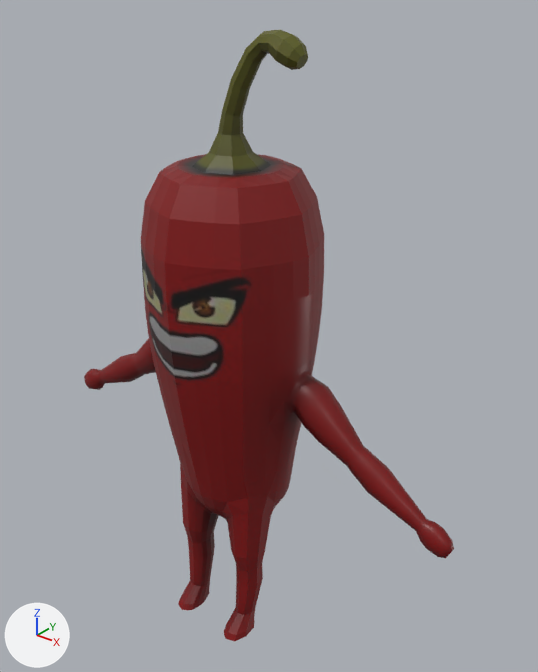
The COLLADA model SpicyHero/Game.scnassets/character/jumpingImpulse.dae: old version first, new version second.
Rendered twice from a 50 mm lens placed at (5.95, -6.7, 8.89), pointed at (0.27, 0.4, 4.49). Every picture has the same lights, and +X, +Y and +Z are marked at lower left. Where no turn or scale is listed for an object, it has been applied to the vertices.
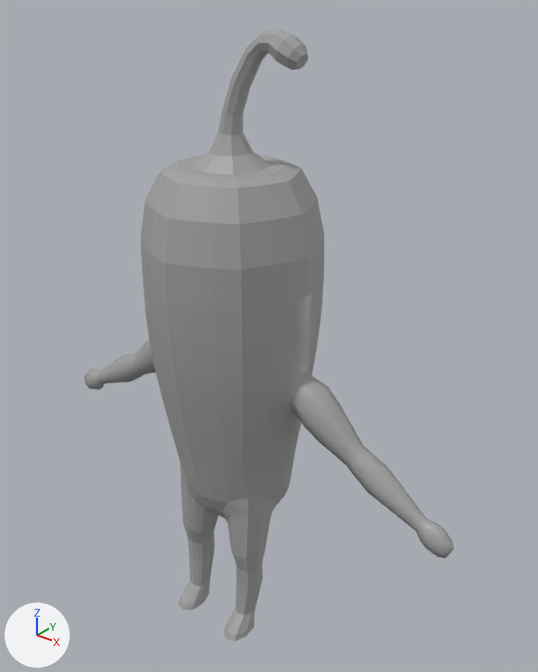
Where the change shows, as pixel boxes (x1, y1, x2, y2) in the pictures (538 x 672 px):
'Circle', surface changed (red to grey): (84, 30, 454, 641) in both

Edits to the bpy script that builds the scene:
```text
Change mat_material_001:
    remove mat_material_001.texture = img_peppertexture_jpg
    add mat_material_001.base_color = (0.367, 0.367, 0.367)  # grey #a3a3a3
```
